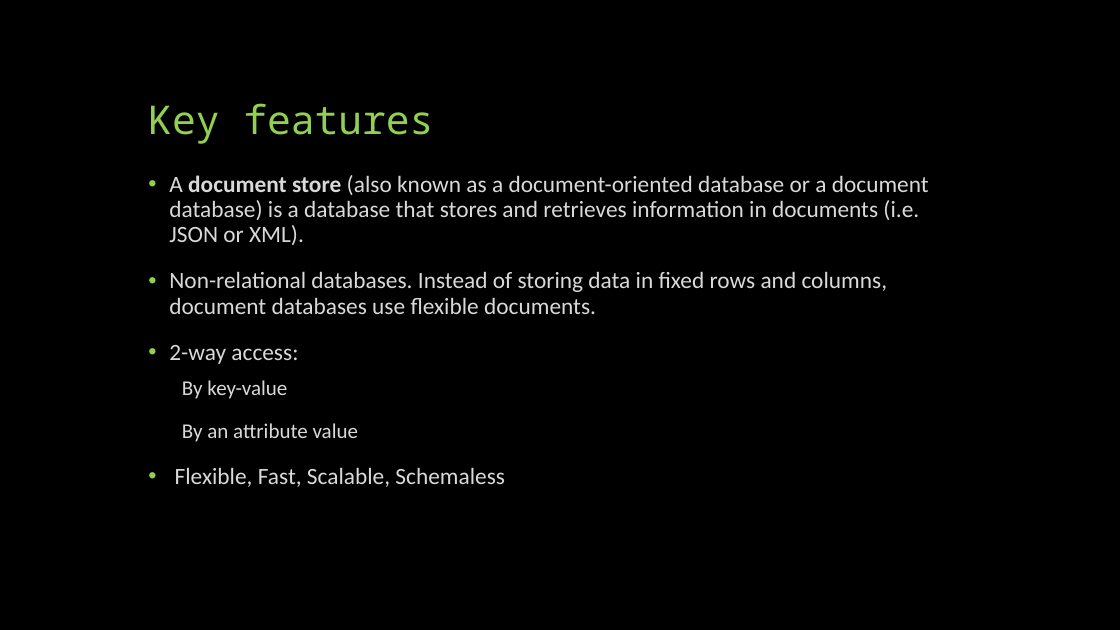
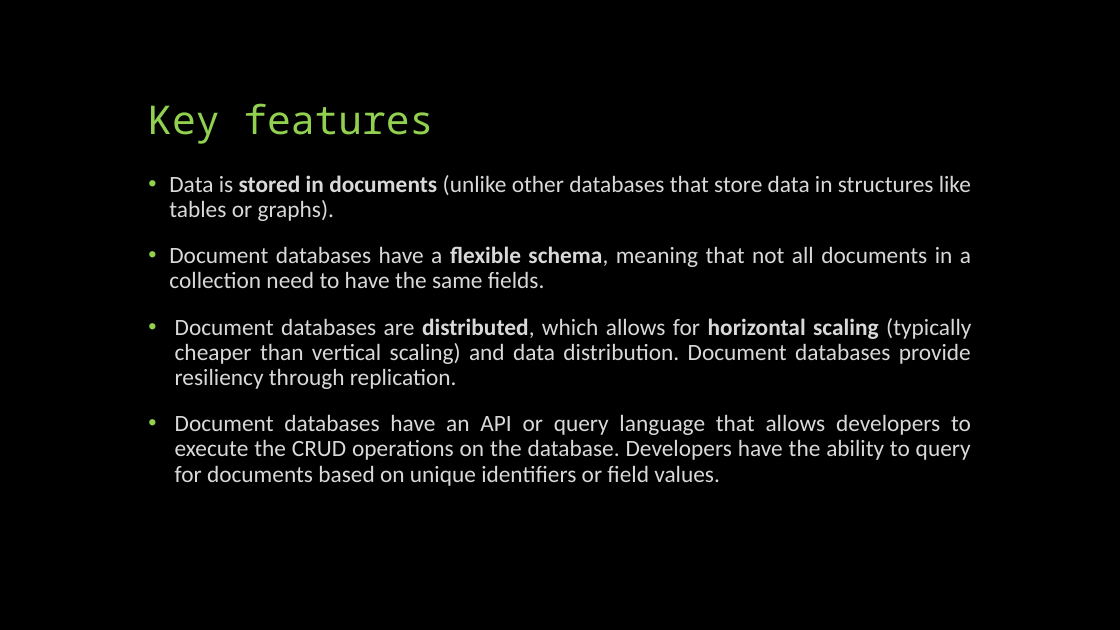
Before and after one commit to MnAppsNet/DominanceQueries, a slide deck: slide 6 of NOSQL - document stores.pptx. Drawn at 1120x630 pixels with LibreOffice and Linux fonts; fonts in the diff are those of the drawing. Boxes give left, top, right and bottom in pixels: in the first picture for what was removed or moved away, otherwise in the second. Text is boxed around its words. In the diff, an @@ line names an element or a change of style, - is before the commit and + after.

```diff
--- a/NOSQL - document stores.pptx
+++ b/NOSQL - document stores.pptx
@@ text at (x1=169, y1=175, x2=971, y2=486): text changed @@
-• A document store (also known as a document-oriented database or a document database) is a database that stores and retrieves information in documents (i.e. JSON or XML).
-• Non-relational databases. Instead of storing data in fixed rows and columns, document databases use flexible documents.
-• 2-way access:
-  By key-value
-  By an attribute value
-  • Flexible, Fast, Scalable, Schemaless
+• Data is stored in documents (unlike other databases that store data in structures like tables or graphs).
+• Document databases have a flexible schema, meaning that not all documents in a collection need to have the same fields.
+  • Document databases are distributed, which allows for horizontal scaling (typically cheaper than vertical scaling) and data distribution. Document databases provide resiliency through replication.
+  • Document databases have an API or query language that allows developers to execute the CRUD operations on the database. Developers have the ability to query for documents based on unique identifiers or field values.
```
Also in this commit, not shown: 5 other slides changed, 4 slides added, 5 slides removed.
